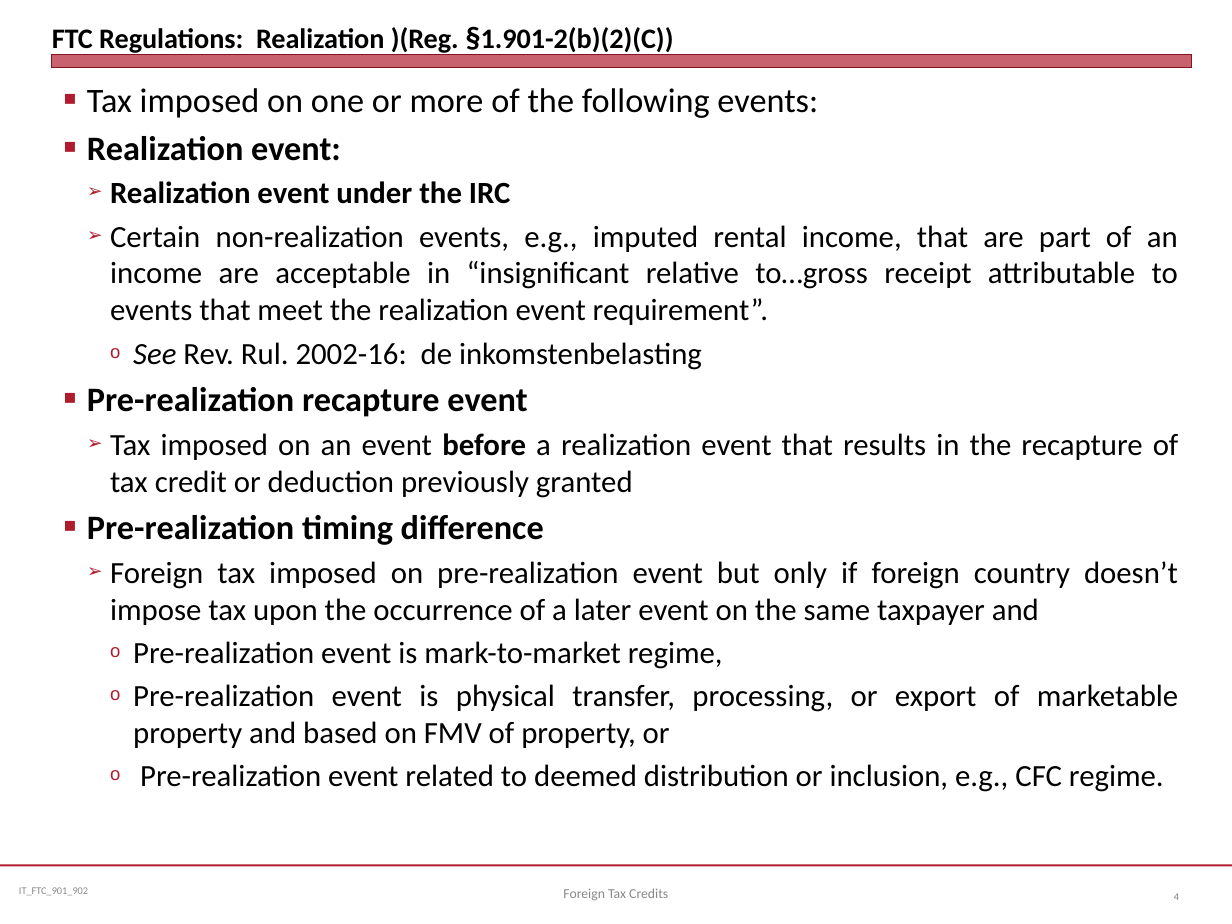
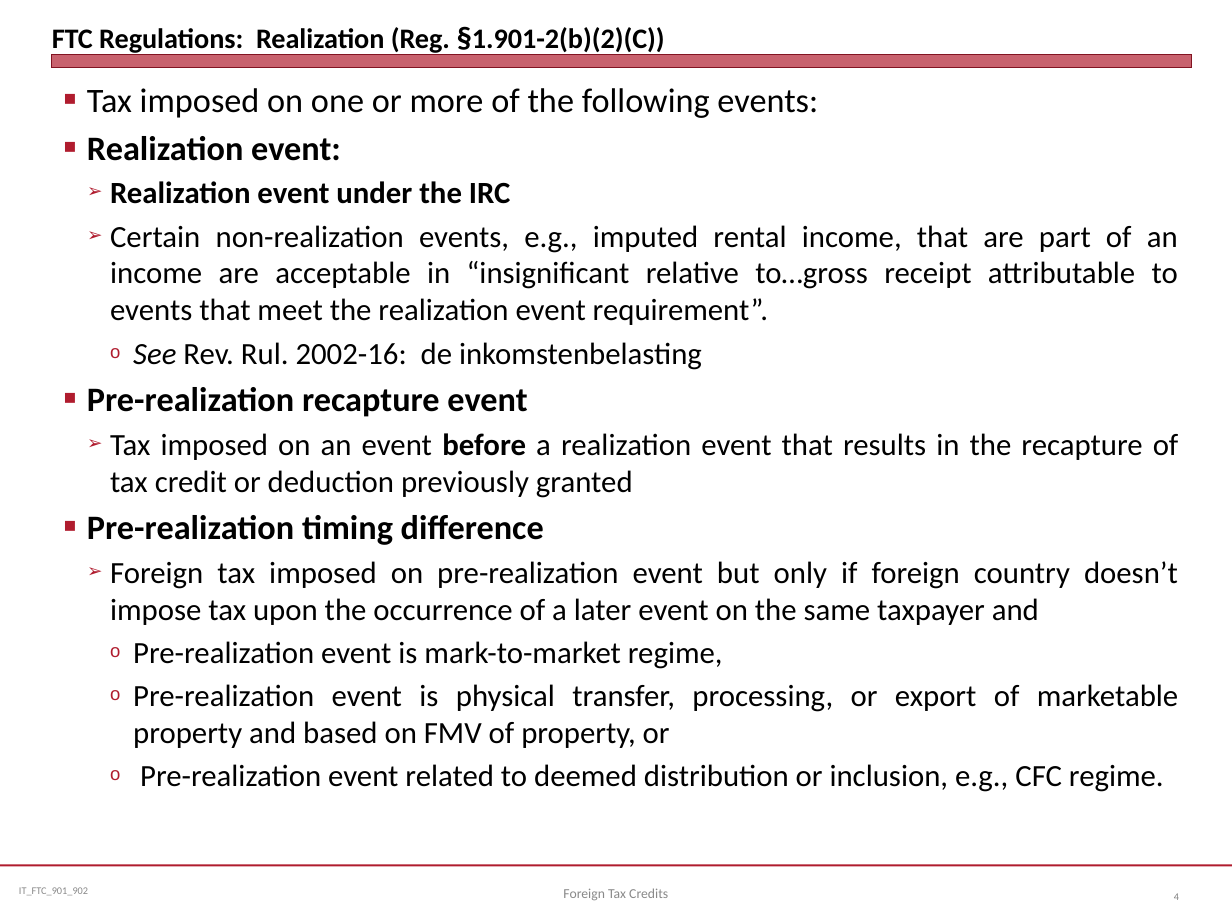
Before and after one commit to jmc877/International-Tax, a slide deck: slide 4 of slides/IT_FTC_901_22.pptx. Drawn at 1232x924 pixels with LibreOffice and Linux fonts; fonts in the diff are those of the drawing. Boxes give left, top, right and bottom in pixels: in the first picture for what was removed or moved away, otherwise in the second. Text is boxed around its words. In the diff, an @@ line names an element or a change of style, - is before the commit and + after.

```diff
--- a/slides/IT_FTC_901_22.pptx
+++ b/slides/IT_FTC_901_22.pptx
@@ title at (52,27,665,55): text changed @@
-FTC Regulations: Realization )(Reg. §1.901-2(b)(2)(C))
+FTC Regulations: Realization (Reg. §1.901-2(b)(2)(C))
```
Also in this commit, not shown: 1 other slide changed, 1 other file.
